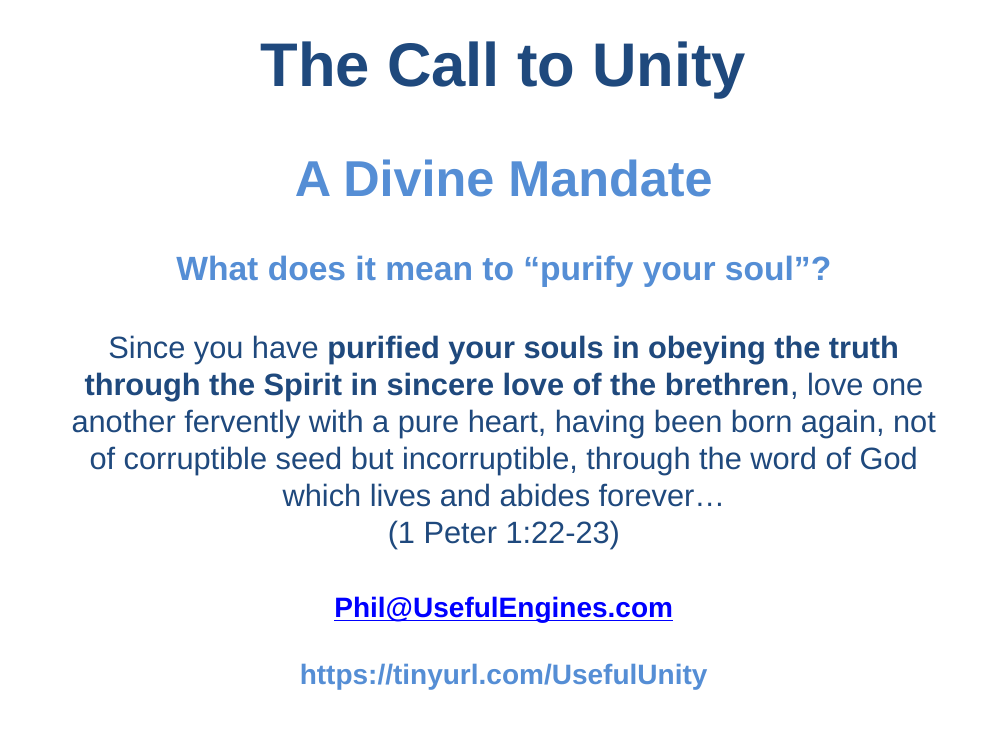
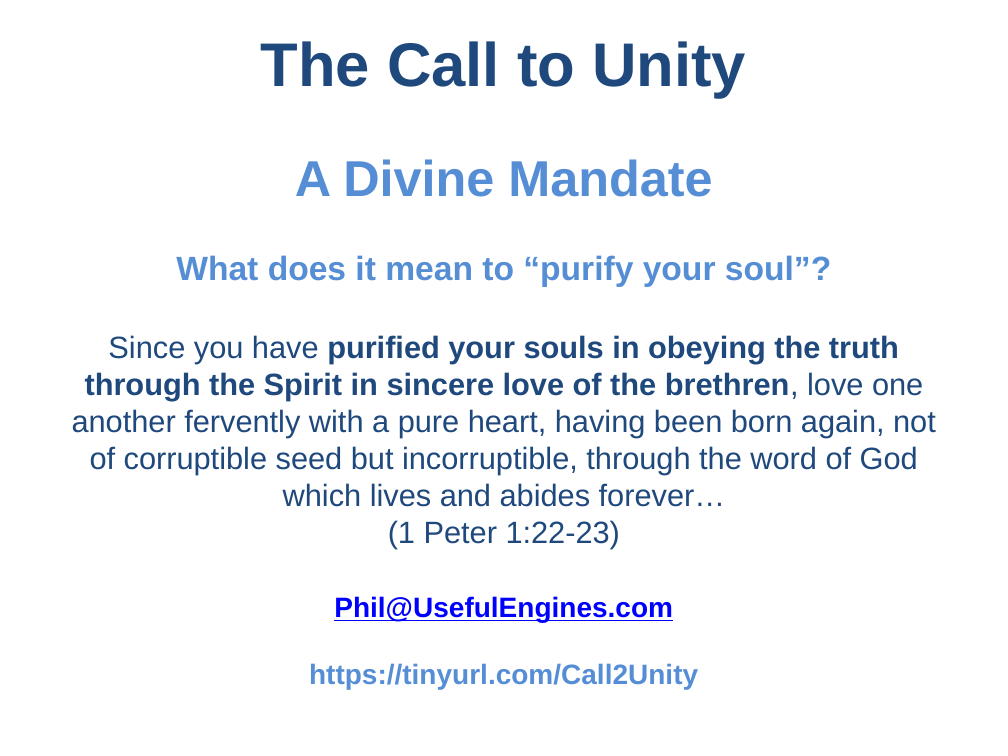
Before and after one commit to UsefulEngines/EvangelismPublic, a slide deck: slide 1 of 2025-Q3/Unity1/2025-07-06-Unity.pptx. Drawn at 1008x756 pixels with LibreOffice and Linux fonts; fonts in the diff are those of the drawing. Boxes give left, top, right and bottom in pixels: in the first picture for what was removed or moved away, otherwise in the second. Text is boxed around its words. In the diff, an @@ line names an element or a change of style, - is before the commit and + after.

```diff
--- a/2025-Q3/Unity1/2025-07-06-Unity.pptx
+++ b/2025-Q3/Unity1/2025-07-06-Unity.pptx
@@ text at [309, 663, 698, 689]: text changed @@
-https://tinyurl.com/UsefulUnity
+https://tinyurl.com/Call2Unity
```
Also in this commit, not shown: 13 other files.
